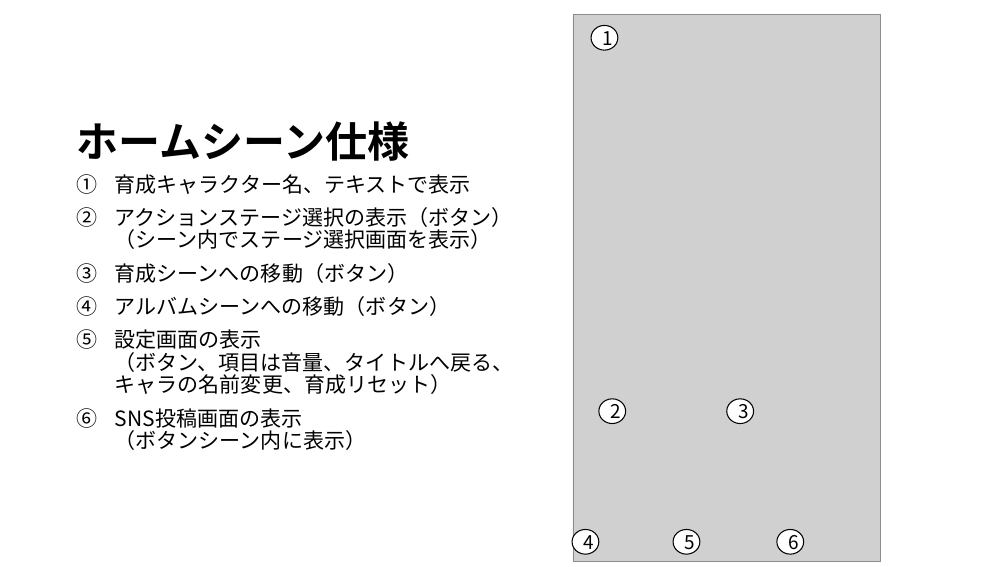
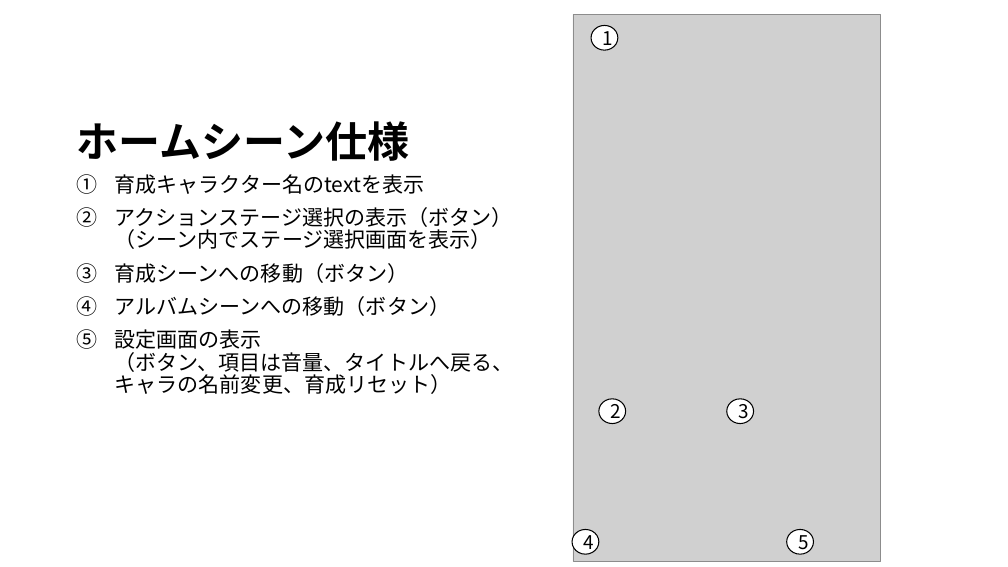
Before and after one commit to JJC-Game/StarChildren, a slide deck: slide 5 of Etc/仕様書/siyousho.pptx (slide 4 before the commit). Drawn at 1008x567 pixels with LibreOffice and Linux fonts; fonts in the diff are those of the drawing; grey boxes stand for pictures. Boxes give left, top, right and bottom in pixels: in the first picture for what was removed or moved away, otherwise in the second. Text is boxed around its words. In the diff, an @@ line names an element or a change of style, - is before the commit and + after.

Commit message:
仕様書、遷移図の編集

```diff
--- a/Etc/仕様書/siyousho.pptx
+++ b/Etc/仕様書/siyousho.pptx
@@ text at (115,174,425,194): text changed @@
-1. 育成キャラクター名、テキストで表示
+1. 育成キャラクター名のtextを表示
@@ text at (115,408,366,450): paragraph removed @@
-6. SNS投稿画面の表示
-   （ボタンシーン内に表示）
@@ ellipse removed at (777,529,804,554) @@
-6
@@ ellipse "5": place and size @@
-ellipse "5" at (673,529,699,554)
+ellipse "5" at (787,529,814,554)
```
Also in this commit, not shown: 5 other slides changed, 4 slides added, 1 other file.
